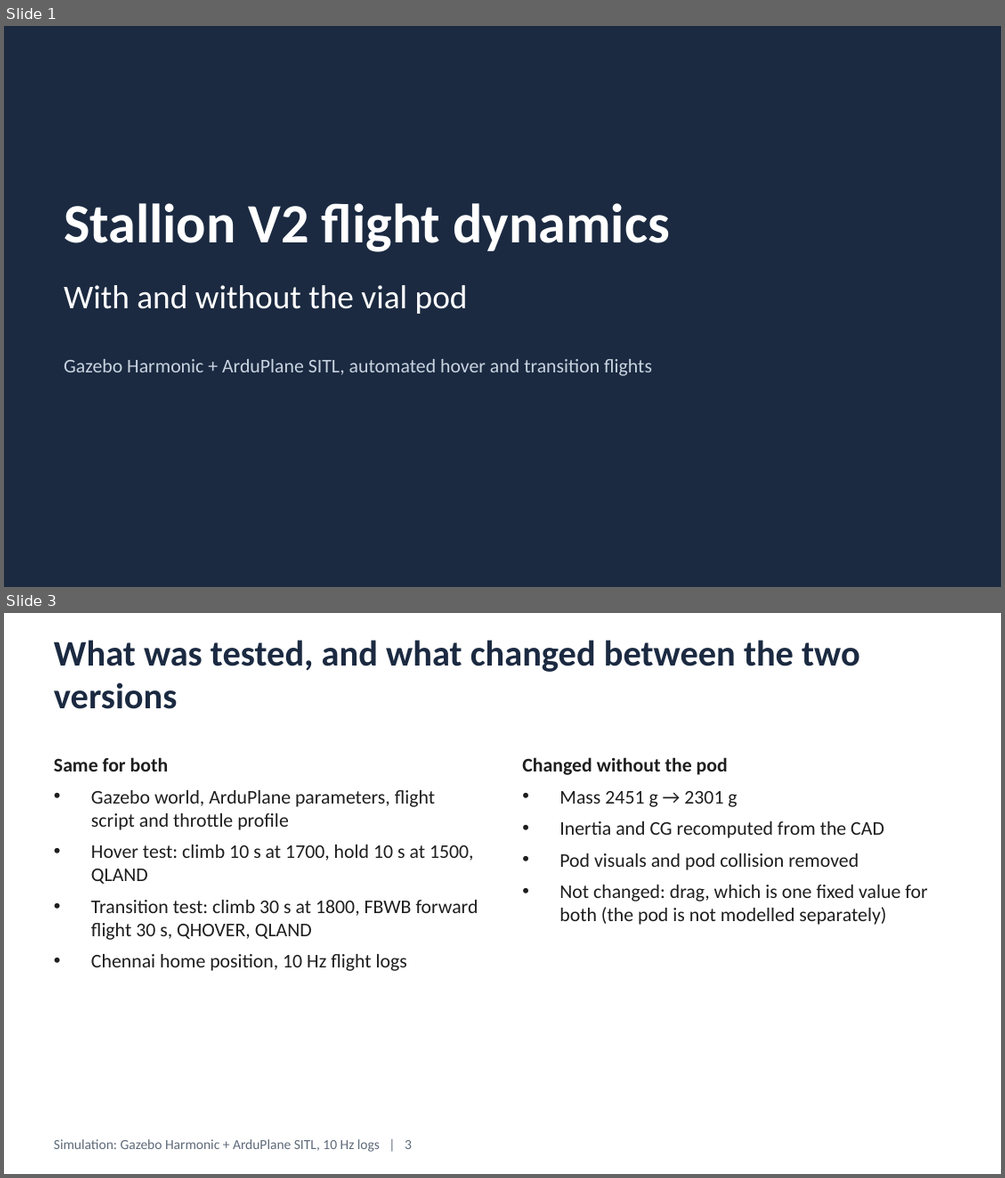
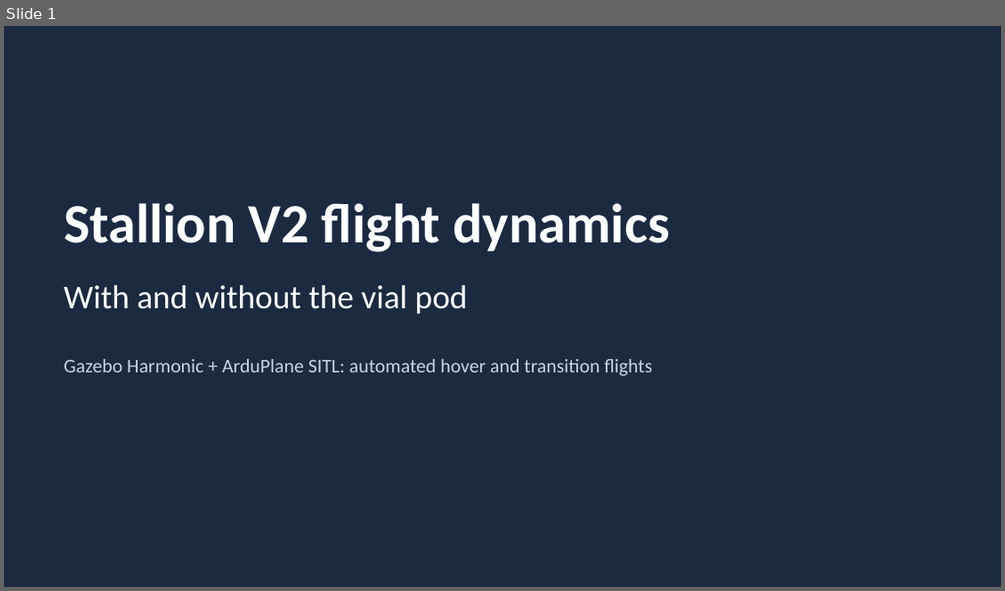
Before and after one commit to nimit0506/StallionAutomation, a slide deck: docs/Stallion_V2_Pod_vs_NoPod_Flight_Dynamics.pptx. Shown one above the other, each under a label of ours: slides 1 and 3 before the commit, slide 1 after it; the slides between them are not shown. The pictures are 1005x1178 and 1005x591 pixels, drawn with LibreOffice and Linux fonts; fonts in the diff are those of the drawing. Boxes give left, top, right and bottom in pixels: in the first picture for what was removed or moved away, otherwise in the second. Text is boxed around its words. In the diff, an @@ line names an element or a change of style, - is before the commit and + after.

```diff
--- a/docs/Stallion_V2_Pod_vs_NoPod_Flight_Dynamics.pptx
+++ b/docs/Stallion_V2_Pod_vs_NoPod_Flight_Dynamics.pptx
@@ slide 3 removed at [4,613,1001,1174], background #FFFFFF @@
@@ text removed at [54,640,860,709] @@
-What was tested, and what changed between the two versions
@@ text removed at [54,757,478,971] @@
-Same for both
-• Gazebo world, ArduPlane parameters, flight script and throttle profile
-• Hover test: climb 10 s at 1700, hold 10 s at 1500, QLAND
-• Transition test: climb 30 s at 1800, FBWB forward flight 30 s, QHOVER, QLAND
-• Chennai home position, 10 Hz flight logs
@@ text removed at [522,757,927,925] @@
-Changed without the pod
-• Mass 2451 g → 2301 g
-• Inertia and CG recomputed from the CAD
-• Pod visuals and pod collision removed
-• Not changed: drag, which is one fixed value for both (the pod is not modelled separately)
@@ text removed at [54,1139,412,1151] @@
-Simulation: Gazebo Harmonic + ArduPlane SITL, 10 Hz logs | 3
@@ slide 1 changed as well @@
@@ text at [64,359,652,376]: text changed @@
-Gazebo Harmonic + ArduPlane SITL, automated hover and transition flights
+Gazebo Harmonic + ArduPlane SITL: automated hover and transition flights
```
Also in this commit, not shown: 11 other slides changed, 3 slides added, 1 other slide removed, 1 other file.
